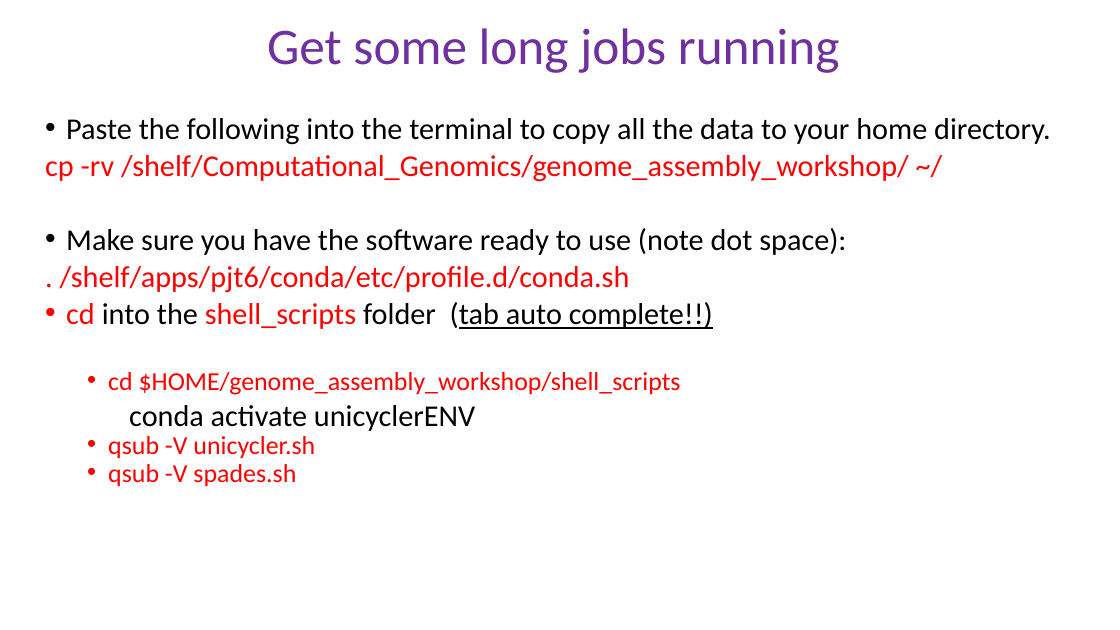
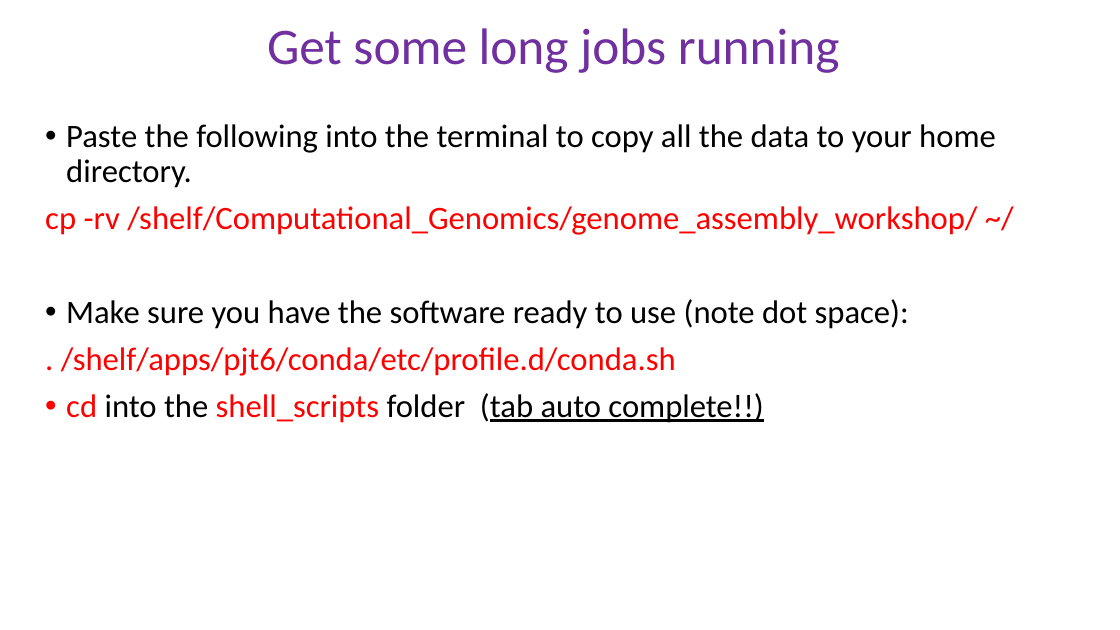
Before and after one commit to schlogl2017/RNAseq_workshop, a slide deck: slide 2 of powerpoint/6_RNAseq_DE.pptx. Drawn at 1120x630 pixels with LibreOffice and Linux fonts; fonts in the diff are those of the drawing. Boxes give left, top, right and bottom in pixels: in the first picture for what was removed or moved away, otherwise in the second. Text is boxed around its words. In the diff, an @@ line names an element or a change of style, - is before the commit and + after.

```diff
--- a/powerpoint/6_RNAseq_DE.pptx
+++ b/powerpoint/6_RNAseq_DE.pptx
@@ text "Paste the following into the ..." at (45,124,996,423): size 25.9 to 28 pt; line spacing 0.7 to 0.9 @@
@@ text at (108,372,681,487): paragraphs removed @@
-  • cd $HOME/genome_assembly_workshop/shell_scripts
-conda activate unicyclerENV
-  • qsub -V unicycler.sh
-  • qsub -V spades.sh
```
Also in this commit, not shown: 18 slides added, 19 slides removed, 6 other files.
